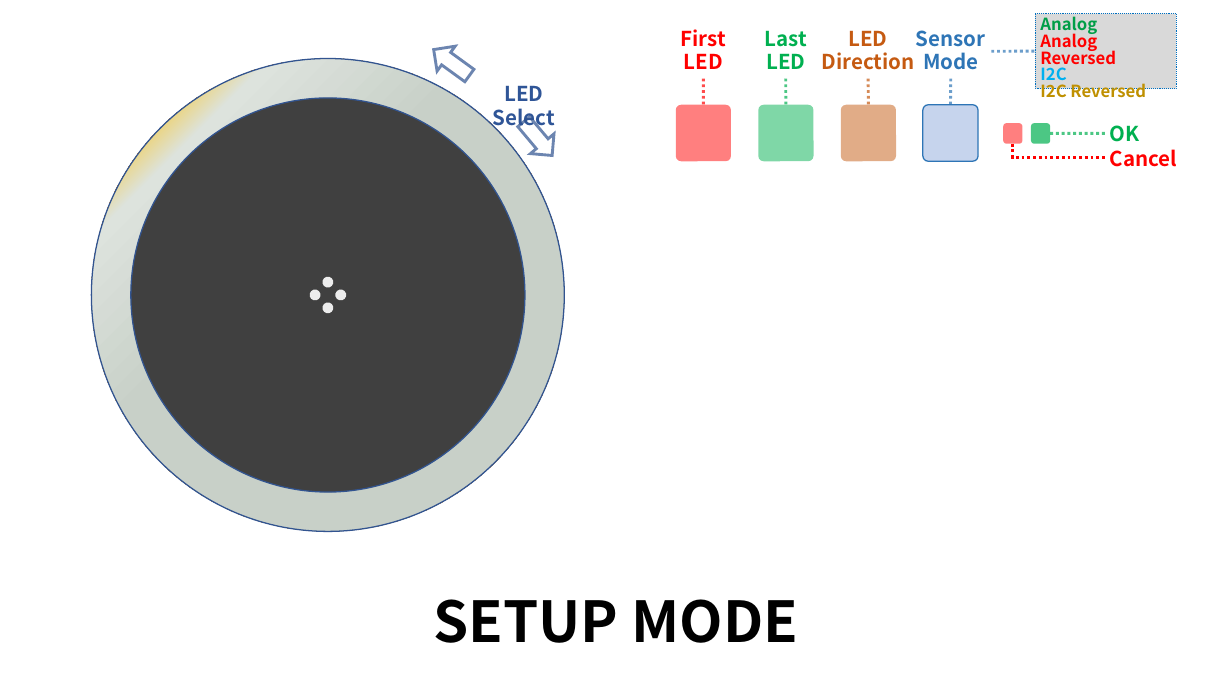
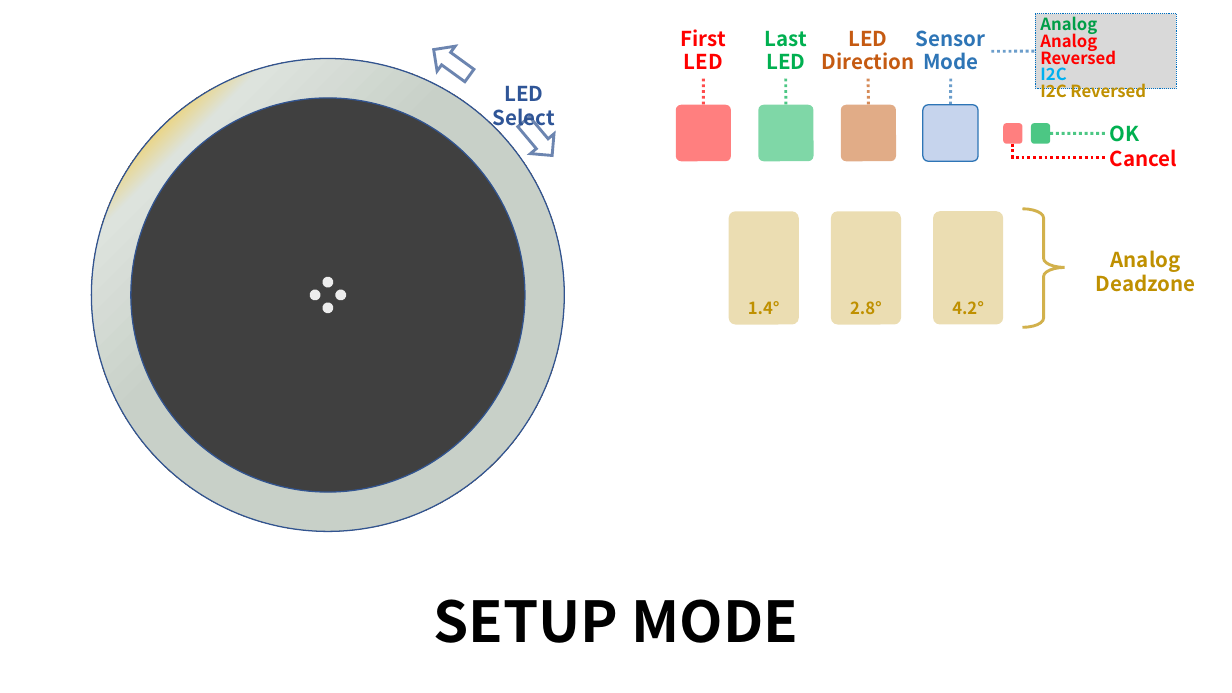
Before and after one commit to whowechina/iidx_pico, a slide deck: slide 3 of doc/Firmware_manual.pptx. Drawn at 1232x693 pixels with LibreOffice and Linux fonts; fonts in the diff are those of the drawing; background and template pictures are left out. Boxes give left, top, right and bottom in pixels: in the first picture for what was removed or moved away, otherwise in the second. Text is boxed around its words. In the diff, an @@ line names an element or a change of style, - is before the commit and + after.

Commit message:
ADC auto adjust and analog deadzone

```diff
--- a/doc/Firmware_manual.pptx
+++ b/doc/Firmware_manual.pptx
@@ left brace added at <box>1023,209,1066,327</box>, outline #BF9000 2.25 pt @@
@@ rounded rectangle added at <box>729,212,799,325</box>, fill #BF9000 at 30% opacity, 13 pt, text #BF9000, bold @@
+1.4°
@@ rounded rectangle added at <box>831,212,901,325</box>, fill #BF9000 at 30% opacity, 13 pt, text #BF9000, bold @@
+2.8°
@@ rounded rectangle added at <box>933,212,1004,325</box>, fill #BF9000 at 30% opacity, 13 pt, text #BF9000, bold @@
+4.2°
@@ text added at <box>1096,250,1196,292</box>, 16 pt, text #BF9000, bold @@
+Analog
+Deadzone
```
Also in this commit, not shown: 4 other files.
